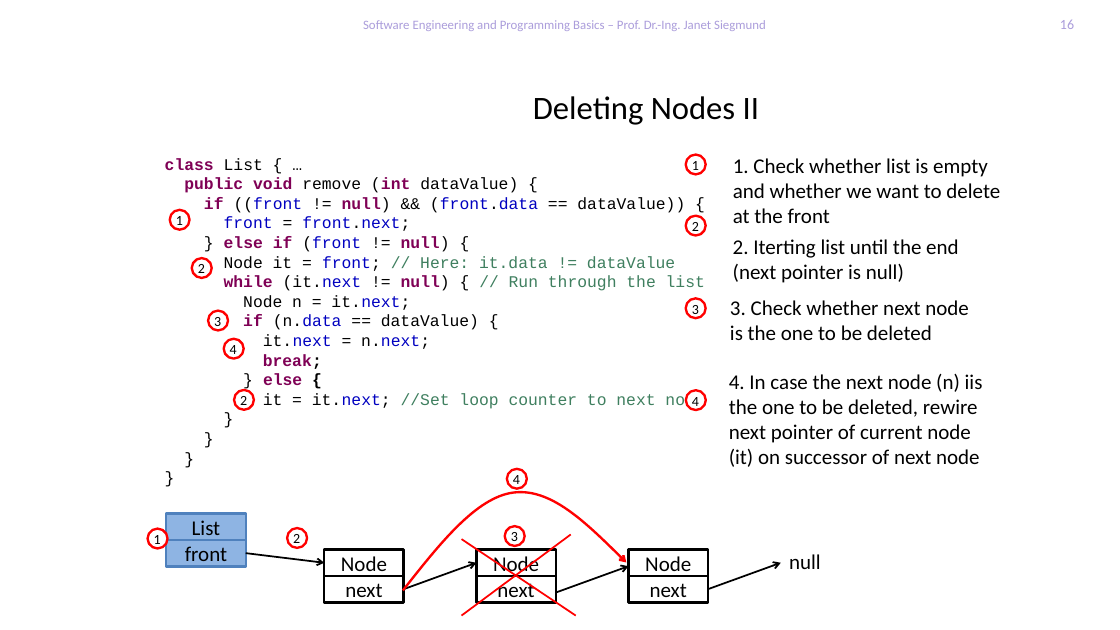
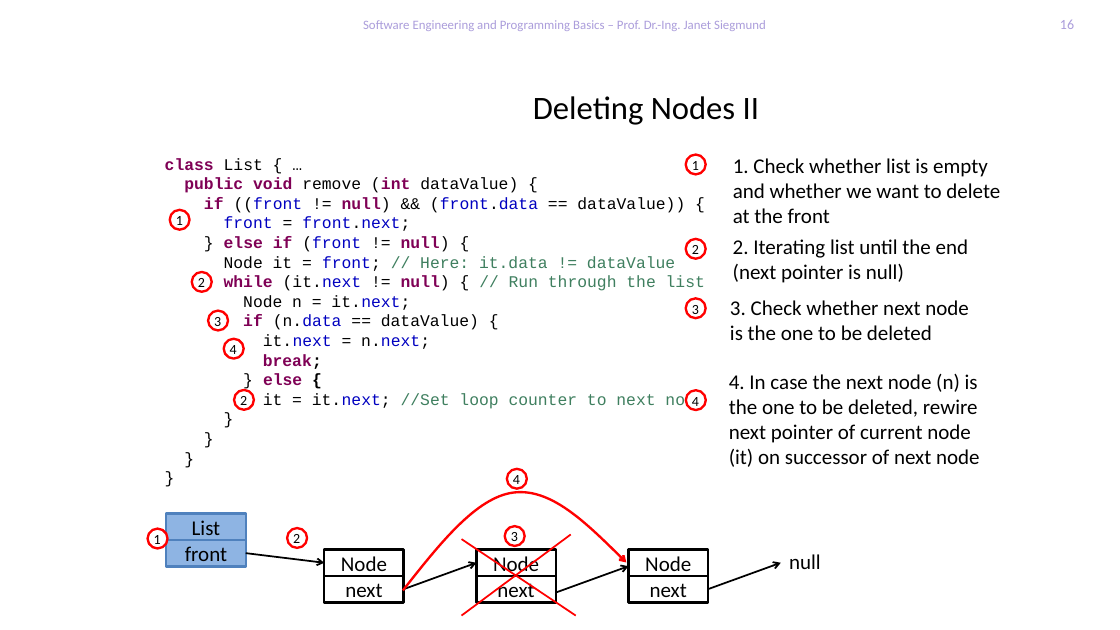
Before and after one commit to feigensp/lehre, a slide deck: slide 16 of se_prog/slides/08_ListsStacksQueues.pptx. Drawn at 1120x630 pixels with LibreOffice and Linux fonts; fonts in the diff are those of the drawing; background and template pictures are left out. Boxes give left, top, right and bottom in pixels: in the first picture for what was removed or moved away, otherwise in the second. Text is boxed around its words. In the diff, an @@ line names an element or a change of style, - is before the commit and + after.

```diff
--- a/se_prog/slides/08_ListsStacksQueues.pptx
+++ b/se_prog/slides/08_ListsStacksQueues.pptx
@@ text "2": place and size @@
-text "2" at <box>692,222,699,235</box>
+text "2" at <box>692,245,699,258</box>
@@ ellipse: place and size @@
-ellipse at <box>686,216,706,236</box>
+ellipse at <box>686,239,706,259</box>
@@ text at <box>733,239,968,283</box>: text changed @@
-2. Iterting list until the end (next pointer is null)
+2. Iterating list until the end (next pointer is null)
@@ text "2": place and size @@
-text "2" at <box>198,264,205,278</box>
+text "2" at <box>198,278,205,291</box>
@@ ellipse: place and size @@
-ellipse at <box>192,258,212,278</box>
+ellipse at <box>192,272,212,292</box>
@@ text at <box>729,374,980,467</box>: text changed @@
-4. In case the next node (n) iis the one to be deleted, rewire next pointer of current node (it) on successor of next node
+4. In case the next node (n) is the one to be deleted, rewire next pointer of current node (it) on successor of next node
```
Also in this commit, not shown: 8 other slides changed, 2 slides added, 4 slides removed, 7 other files.
